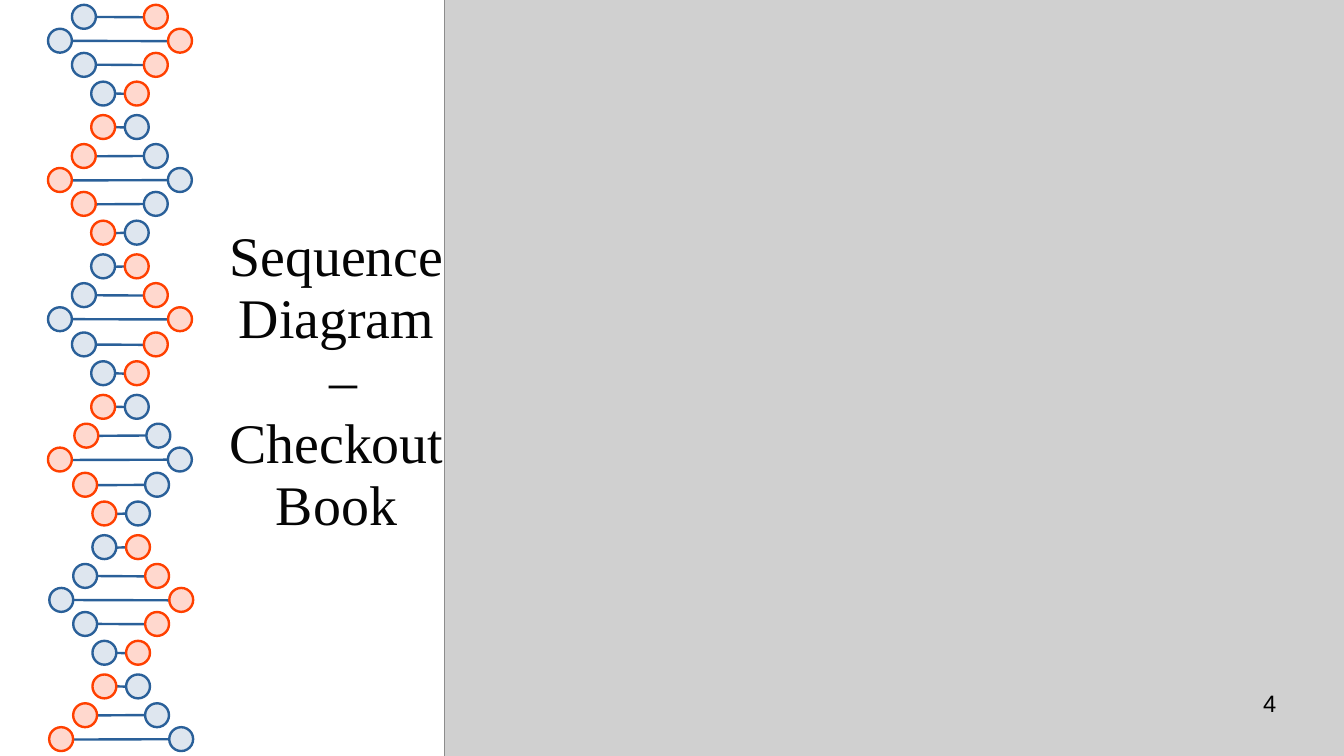
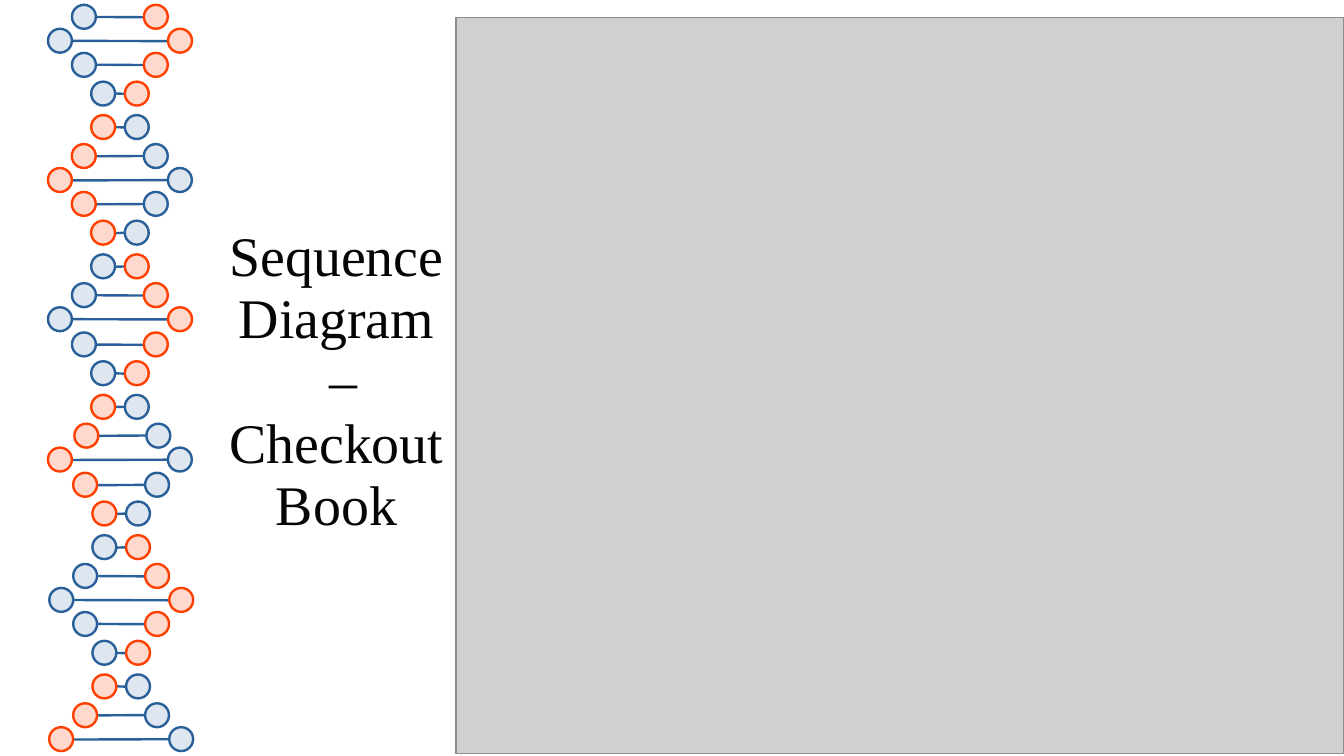
Before and after one commit to thanhtung2501/group1_mpp_finalproject, a slide deck: slide 4 of ProjectPresentation.ppt. Drawn at 1344x756 pixels with LibreOffice and Linux fonts; fonts in the diff are those of the drawing; grey boxes stand for pictures. Boxes give left, top, right and bottom in pixels: in the first picture for what was removed or moved away, otherwise in the second. Text is boxed around its words. In the diff, an @@ line names an element or a change of style, - is before the commit and + after.

Commit message:
update sequence diagram for checkout book

```diff
--- a/ProjectPresentation.ppt
+++ b/ProjectPresentation.ppt
@@ picture: place and size @@
-picture at [444, 0, 1344, 756]
+picture at [456, 17, 1344, 754]
@@ page number removed at [1263, 695, 1276, 712] @@
-4
```
Also in this commit, not shown: 1 other slide changed, 2 other files.
